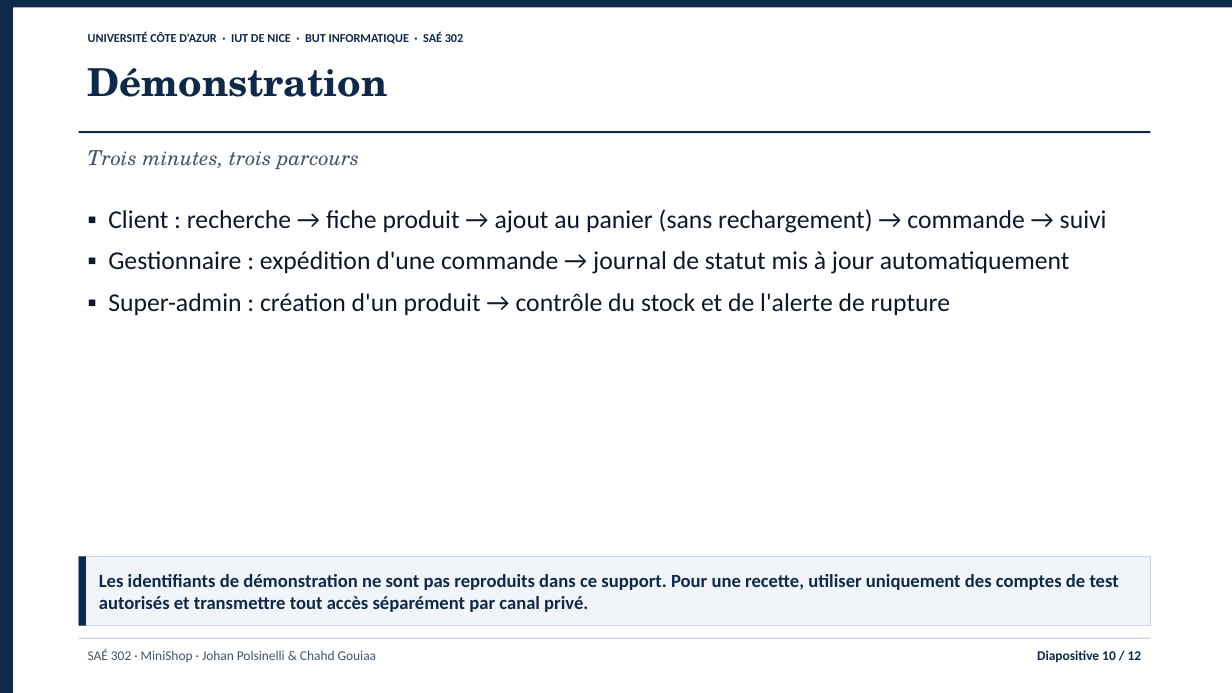
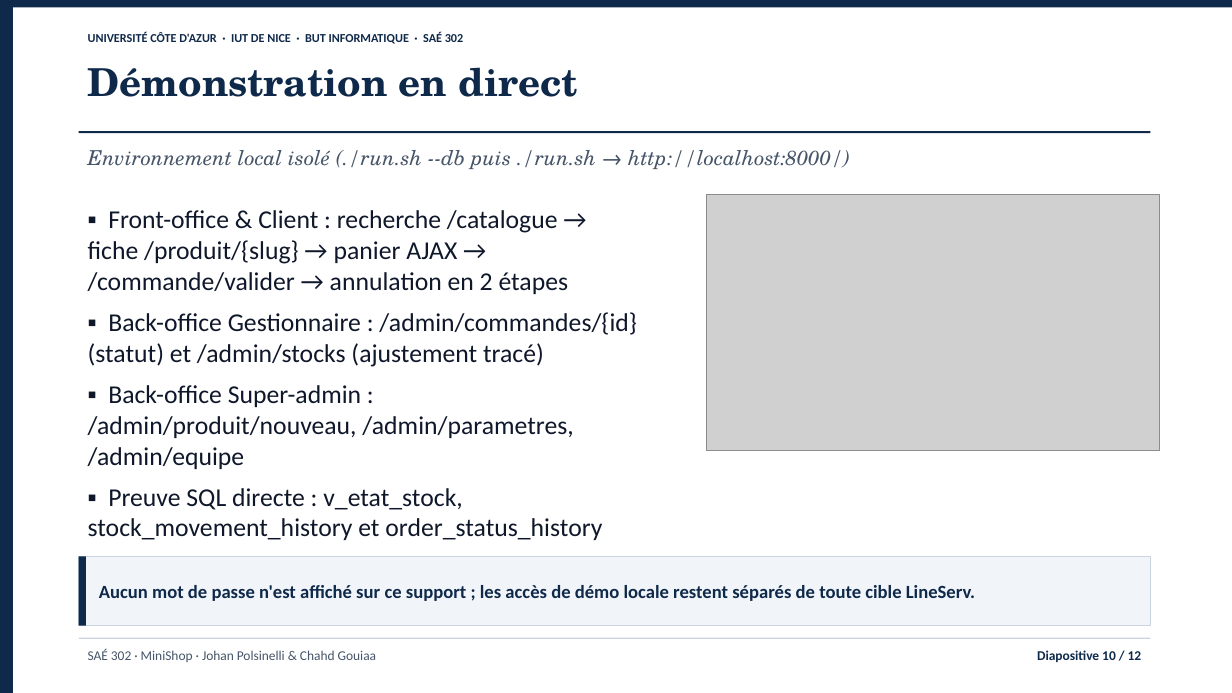
Before and after one commit to jojo8356/SAE-302, a slide deck: slide 10 of livrables/minishop-soutenance.pptx. Drawn at 1232x693 pixels with LibreOffice and Linux fonts; fonts in the diff are those of the drawing; grey boxes stand for pictures. Boxes give left, top, right and bottom in pixels: in the first picture for what was removed or moved away, otherwise in the second. Text is boxed around its words. In the diff, an @@ line names an element or a change of style, - is before the commit and + after.

```diff
--- a/livrables/minishop-soutenance.pptx
+++ b/livrables/minishop-soutenance.pptx
@@ text at (88, 67, 578, 97): text changed @@
-Démonstration
+Démonstration en direct
@@ text at (88, 150, 850, 169): text changed @@
-Trois minutes, trois parcours
+Environnement local isolé (./run.sh --db puis ./run.sh → http://localhost:8000/)
@@ text removed at (108, 209, 1107, 315) @@
-▪ Client : recherche → fiche produit → ajout au panier (sans rechargement) → commande → suivi
-▪ Gestionnaire : expédition d'une commande → journal de statut mis à jour automatiquement
-▪ Super-admin : création d'un produit → contrôle du stock et de l'alerte de rupture
@@ picture added at (707, 194, 1160, 451) @@
@@ text added at (88, 210, 637, 540), 20 pt, text #0F172A @@
+▪ Front-office & Client : recherche /catalogue → fiche /produit/{slug} → panier AJAX → /commande/valider → annulation en 2 étapes
+▪ Back-office Gestionnaire : /admin/commandes/{id} (statut) et /admin/stocks (ajustement tracé)
+▪ Back-office Super-admin : /admin/produit/nouveau, /admin/parametres, /admin/equipe
+▪ Preuve SQL directe : v_etat_stock, stock_movement_history et order_status_history
@@ text in rectangle at (99, 585, 975, 601): text changed @@
-Les identifiants de démonstration ne sont pas reproduits dans ce support. Pour une recette, utiliser uniquement des comptes de test autorisés et transmettre tout accès séparément par canal privé.
+Aucun mot de passe n'est affiché sur ce support ; les accès de démo locale restent séparés de toute cible LineServ.
```
Also in this commit, not shown: 11 other slides changed, 5 other files.
